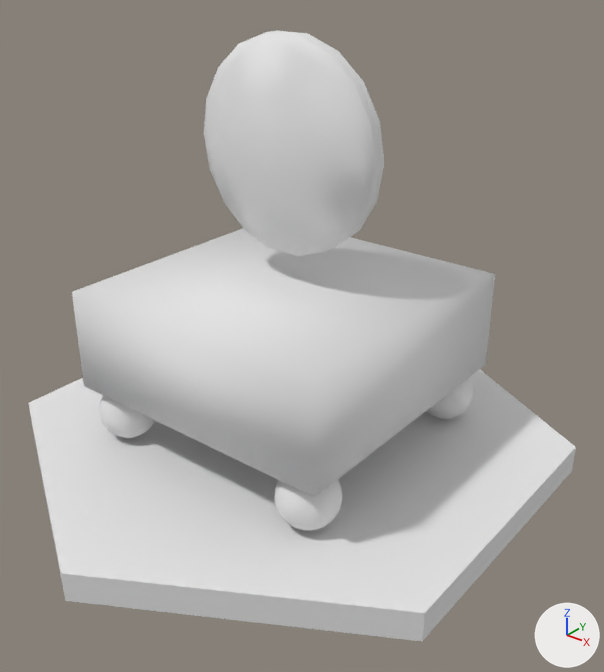
A saved change to the OBJ model Assets/Resources/Buildings/fort.obj.
Rendered twice from a 50 mm camera at (1.65, -1.99, 1.66) aimed at (0.1, -0.05, 0.45). Lighting does not change. The marker at lower right points along +X, +Y and +Z. Where no turn or scale is listed for an object, it has been applied to the vertices.

Before the edit, the objects in view are built like this:
```python
me_box003 = bpy.data.meshes.new('Box003')
me_box003.from_pydata(...)  # 2226 vertices, 2392 faces; spans x -0.5..0.5, y -0.5..0.5, z 0.05..1.386
me_box003.materials.append(mat_material__51)  # white #e7e7e7
me_hextile = bpy.data.meshes.new('Hextile')
me_hextile.from_pydata(...)  # a 6-sided cylinder along z spanning x -0.87..0.87, y -1.0..1.0, z -0.05..0.05
me_hextile.materials.append(mat_none)  # white #e7e7e7
ob_box003 = bpy.data.objects.new('Box003', me_box003)
ob_box003.location = (0.0, 0.0, 0.0)
ob_hextile = bpy.data.objects.new('Hextile', me_hextile)
ob_hextile.location = (0.0, 0.0, 0.0)
```
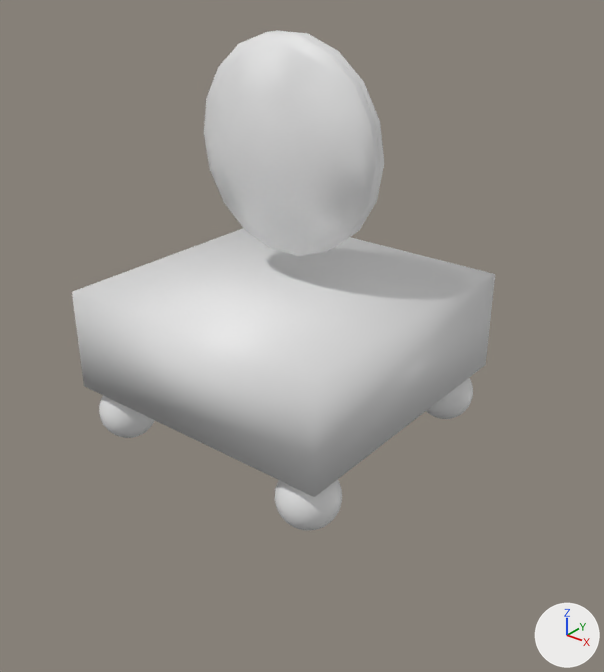
Changed parts and their boxes [x1, y1, x2, y2] in the pictures (604 x 672 px):
'Hextile', deleted
    before: [29, 370, 576, 641]

The change in detail:
Object 'Hextile' (ob_hextile) is deleted.
